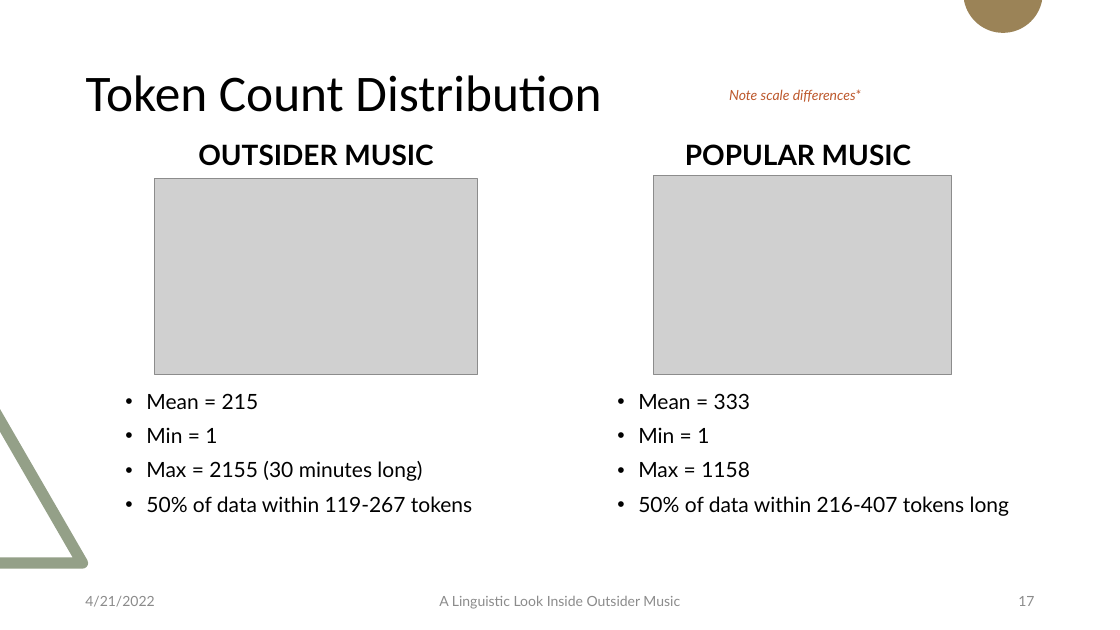
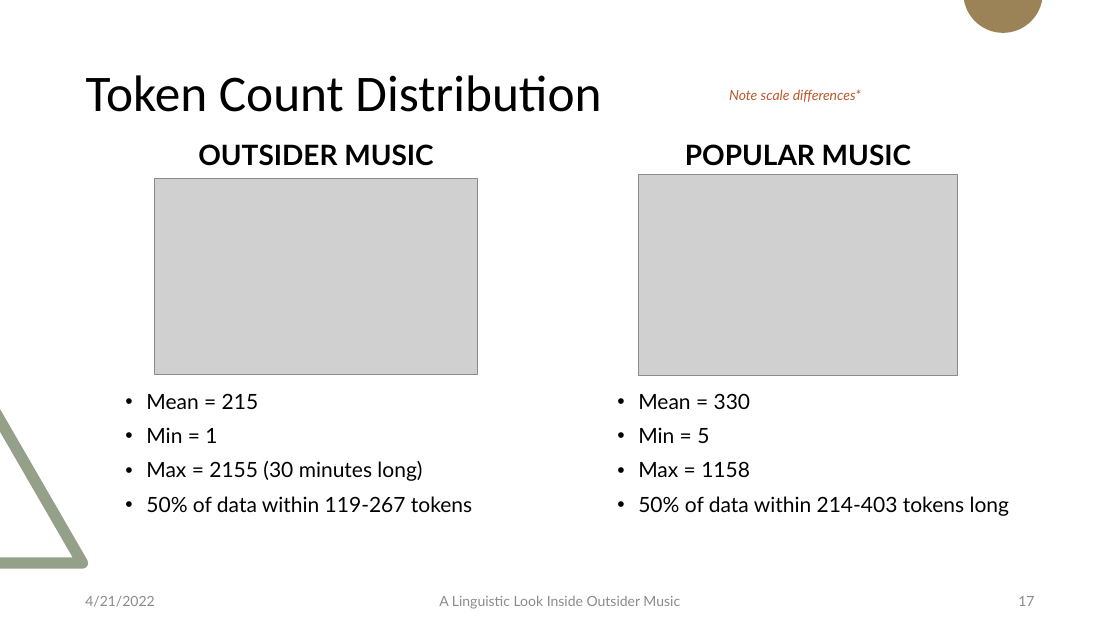
Before and after one commit to Data-Science-for-Linguists-2022/Outsider-Music-Linguistic-Analysis, a slide deck: slide 17 of presentation_4_20_22.pptx. Drawn at 1120x630 pixels with LibreOffice and Linux fonts; fonts in the diff are those of the drawing; grey boxes stand for pictures. Boxes give left, top, right and bottom in pixels: in the first picture for what was removed or moved away, otherwise in the second. Text is boxed around its words. In the diff, an @@ line names an element or a change of style, - is before the commit and + after.

```diff
--- a/presentation_4_20_22.pptx
+++ b/presentation_4_20_22.pptx
@@ picture: place and size @@
-picture at <box>654,176,951,374</box>
+picture at <box>639,175,958,376</box>
@@ text at <box>638,393,751,443</box>: text changed @@
-• Mean = 333
-• Min = 1
+• Mean = 330
+• Min = 5
@@ text at <box>638,496,1010,516</box>: text changed @@
-• 50% of data within 216-407 tokens long
+• 50% of data within 214-403 tokens long
```
Also in this commit, not shown: 6 other slides changed, 1 other file.
